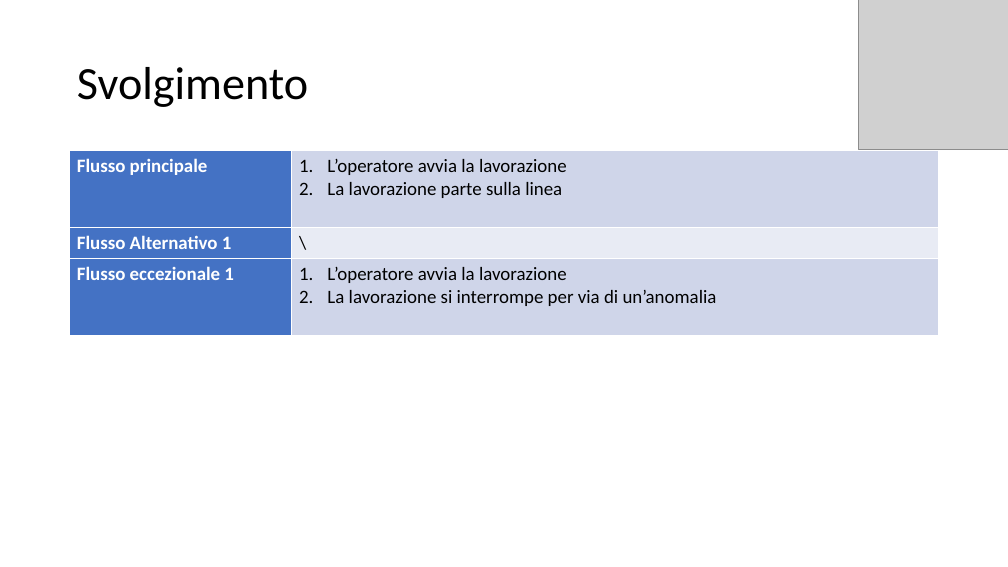
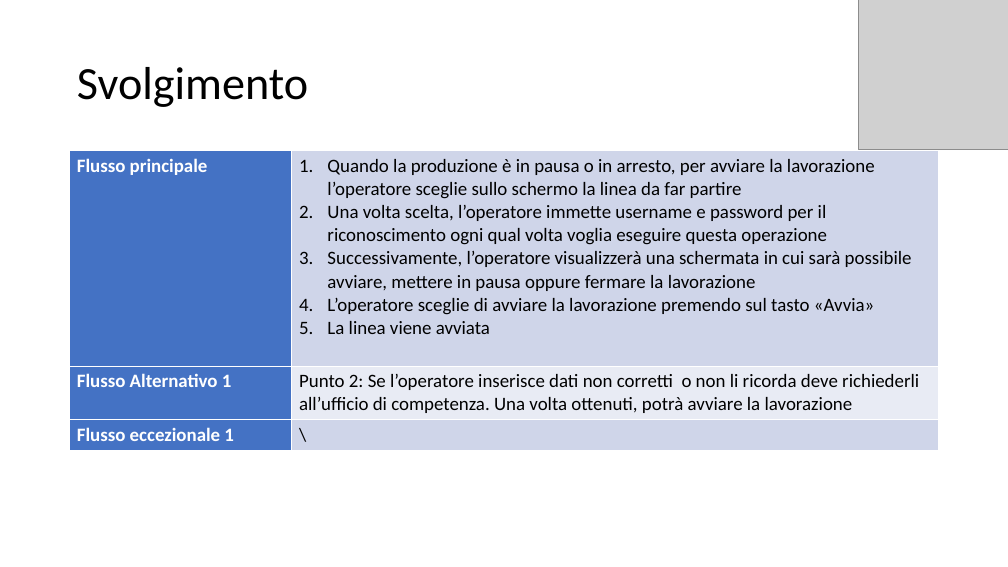
Before and after one commit to itsar19-20/mes, a slide deck: slide 4 of docs/analisi/Avvio_lavorazione.pptx. Drawn at 1008x567 pixels with LibreOffice and Linux fonts; fonts in the diff are those of the drawing; grey boxes stand for pictures. Boxes give left, top, right and bottom in pixels: in the first picture for what was removed or moved away, otherwise in the second. Text is boxed around its words. In the diff, an @@ line names an element or a change of style, - is before the commit and + after.

```diff
--- a/docs/analisi/Avvio_lavorazione.pptx
+++ b/docs/analisi/Avvio_lavorazione.pptx
@@ table at box(70, 151, 939, 447) @@
-row 1, column 2: L’operatore avvia la lavorazione / La lavorazione parte sulla linea
+row 1, column 2: Quando la produzione è in pausa o in arresto, per avviare la lavorazione l’operatore sceglie sullo schermo la linea da far partire / Una volta scelta, l’operatore immette username e password per il riconoscimento ogni qual volta voglia eseguire questa operazione / Successivamente, l’operatore visualizzerà una schermata in cui sarà possibile avviare, mettere in pausa oppure fermare la lavorazione / L’operatore sceglie di avviare la lavorazione premendo sul tasto «Avvia» / La linea viene avviata
-row 2, column 2: \
+row 2, column 2: Punto 2: Se l’operatore inserisce dati non corretti o non li ricorda deve richiederli all’ufficio di competenza. Una volta ottenuti, potrà avviare la lavorazione
-row 3, column 2: L’operatore avvia la lavorazione / La lavorazione si interrompe per via di un’anomalia
+row 3, column 2: \
```
Also in this commit, not shown: 1 other slide changed, 5 other files.
